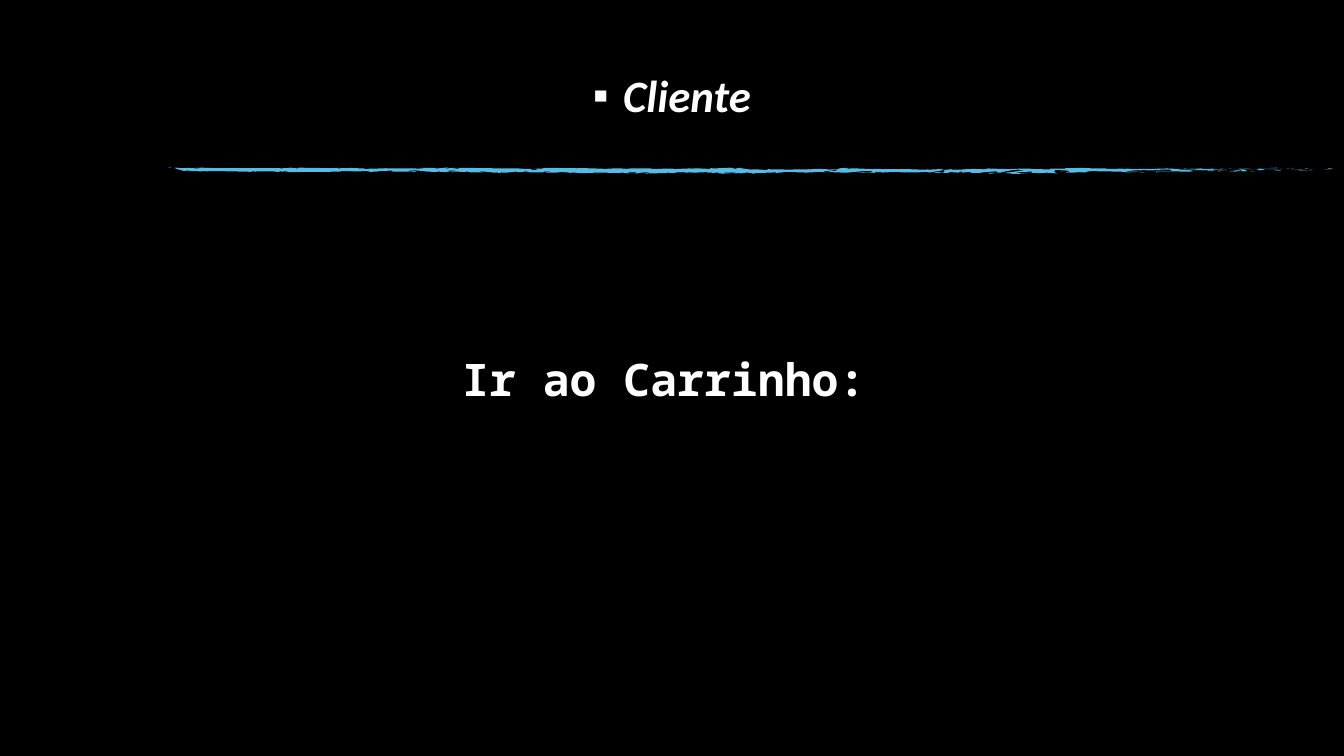
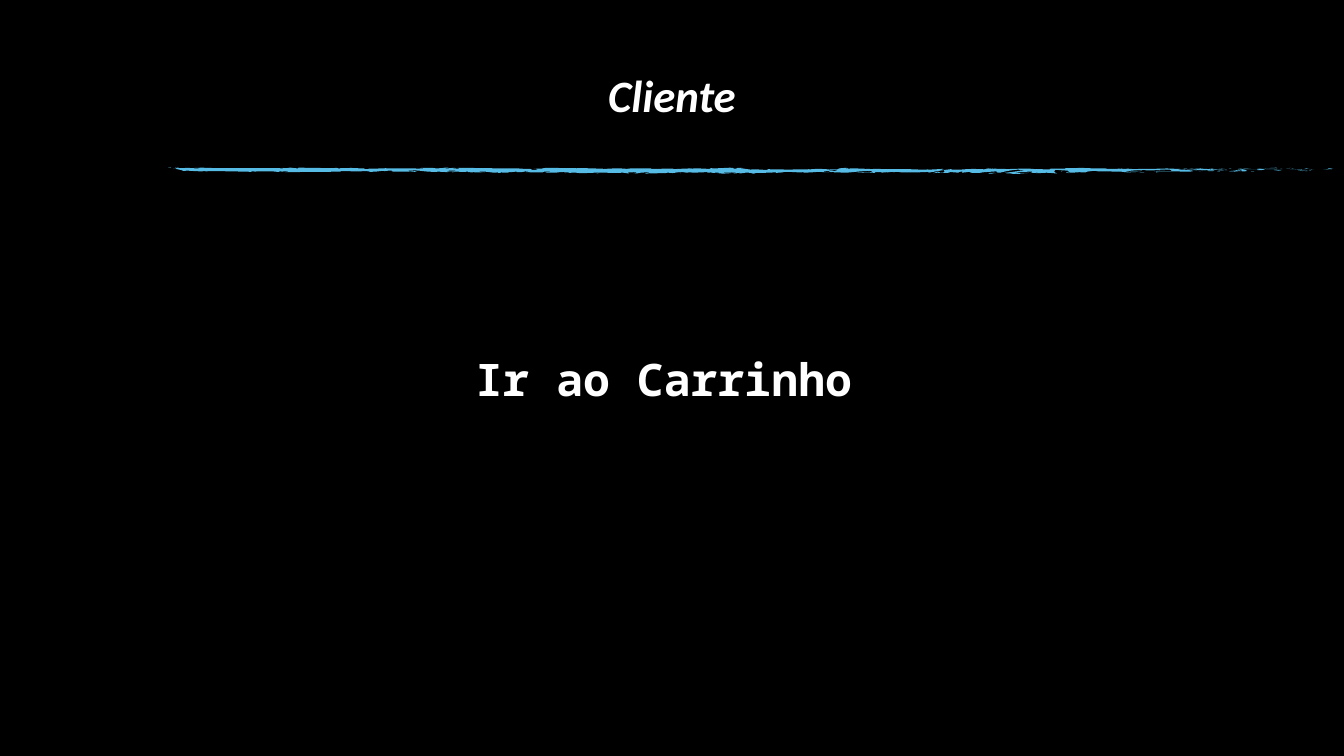
Before and after one commit to Davix2903/Pizzaria, a slide deck: slide 10 of Rio Claro PowerPoint.pptx (slide 9 before the commit). Drawn at 1344x756 pixels with LibreOffice and Linux fonts; fonts in the diff are those of the drawing; background and template pictures are left out. Boxes give left, top, right and bottom in pixels: in the first picture for what was removed or moved away, otherwise in the second. Text is boxed around its words. In the diff, an @@ line names an element or a change of style, - is before the commit and + after.

Commit message:
carrinho

```diff
--- a/Rio Claro PowerPoint.pptx
+++ b/Rio Claro PowerPoint.pptx
@@ text "Cliente" at [608, 80, 736, 113]: bullet ▪ to none @@
@@ title at [476, 361, 852, 397]: text changed @@
-Ir ao Carrinho:
+Ir ao Carrinho
```
Also in this commit, not shown: 7 other slides changed, 1 slide added, 5 other files.
